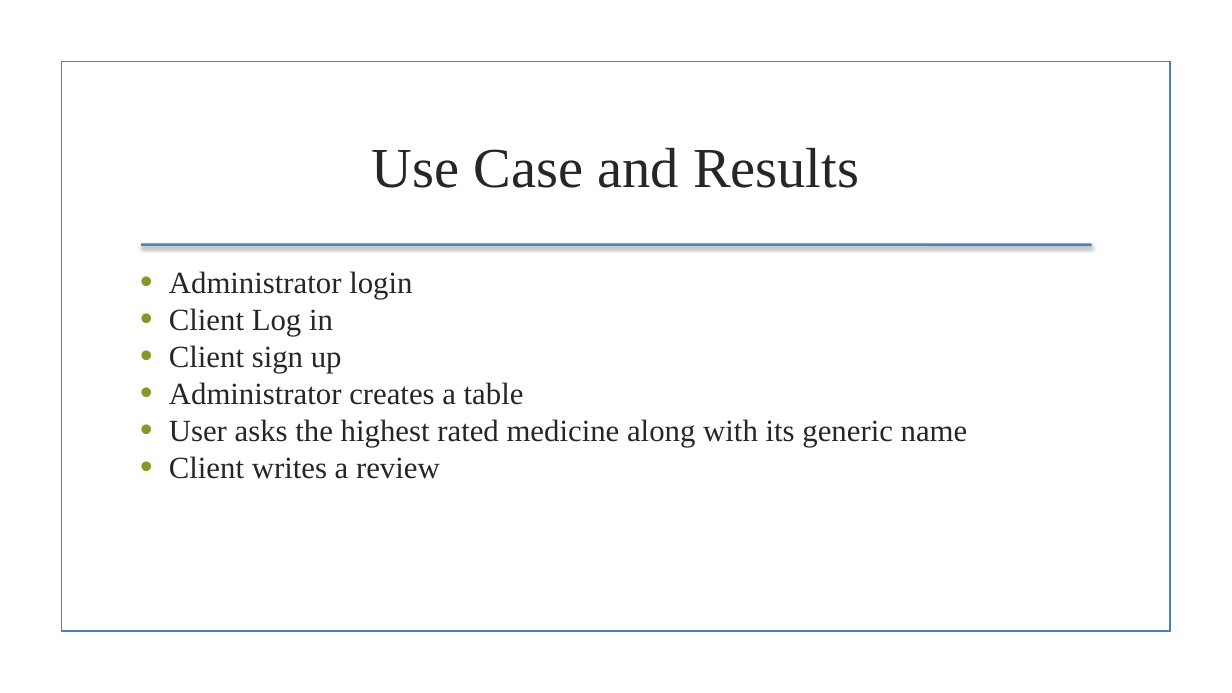
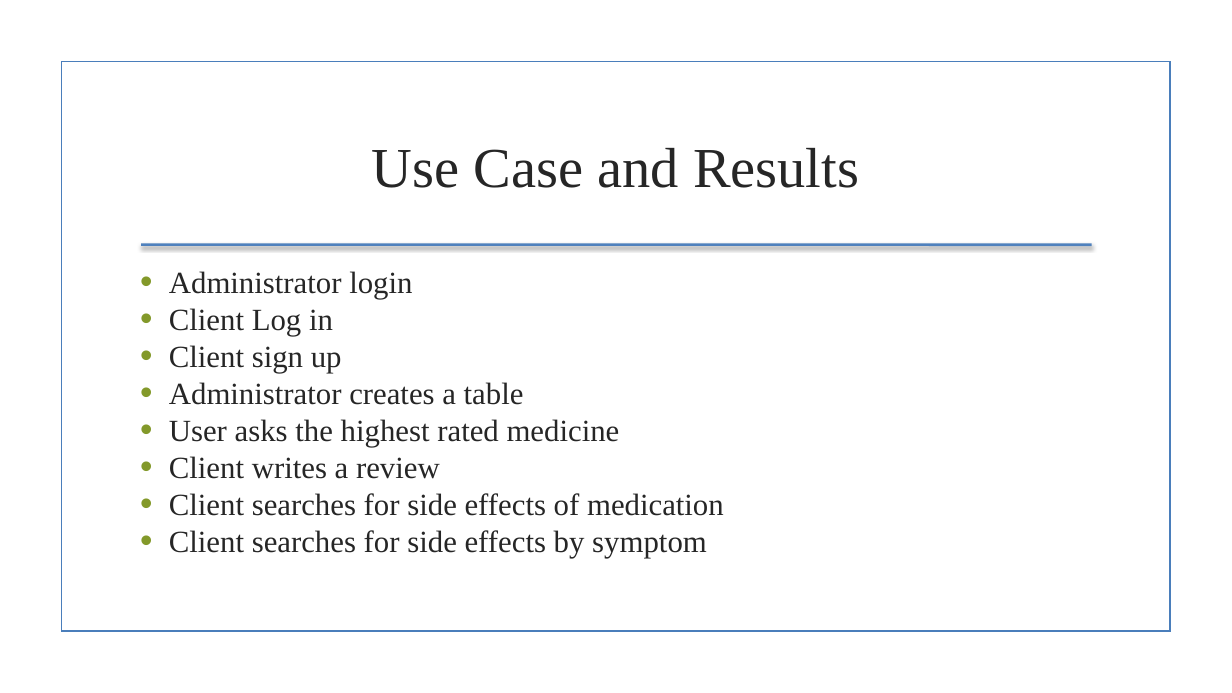
Before and after one commit to jensenj5/DB, a slide deck: slide 6 of Medication recommendation.pptx. Drawn at 1232x693 pixels with LibreOffice and Linux fonts; fonts in the diff are those of the drawing; background and template pictures are left out. Boxes give left, top, right and bottom in pixels: in the first picture for what was removed or moved away, otherwise in the second. Text is boxed around its words. In the diff, an @@ line names an element or a change of style, - is before the commit and + after.

```diff
--- a/Medication recommendation.pptx
+++ b/Medication recommendation.pptx
@@ rectangle at (x1=61, y1=62, x2=1170, y2=632): outline #4B7EBC 1.25 pt to #4A7EBB 1.25 pt @@
@@ text at (x1=169, y1=419, x2=620, y2=447): text changed @@
-• User asks the highest rated medicine along with its generic name
+• User asks the highest rated medicine
@@ text at (x1=169, y1=493, x2=724, y2=558): paragraphs added @@
+• Client searches for side effects of medication
+• Client searches for side effects by symptom
```
Also in this commit, not shown: 5 other slides changed, 1 slide removed.
